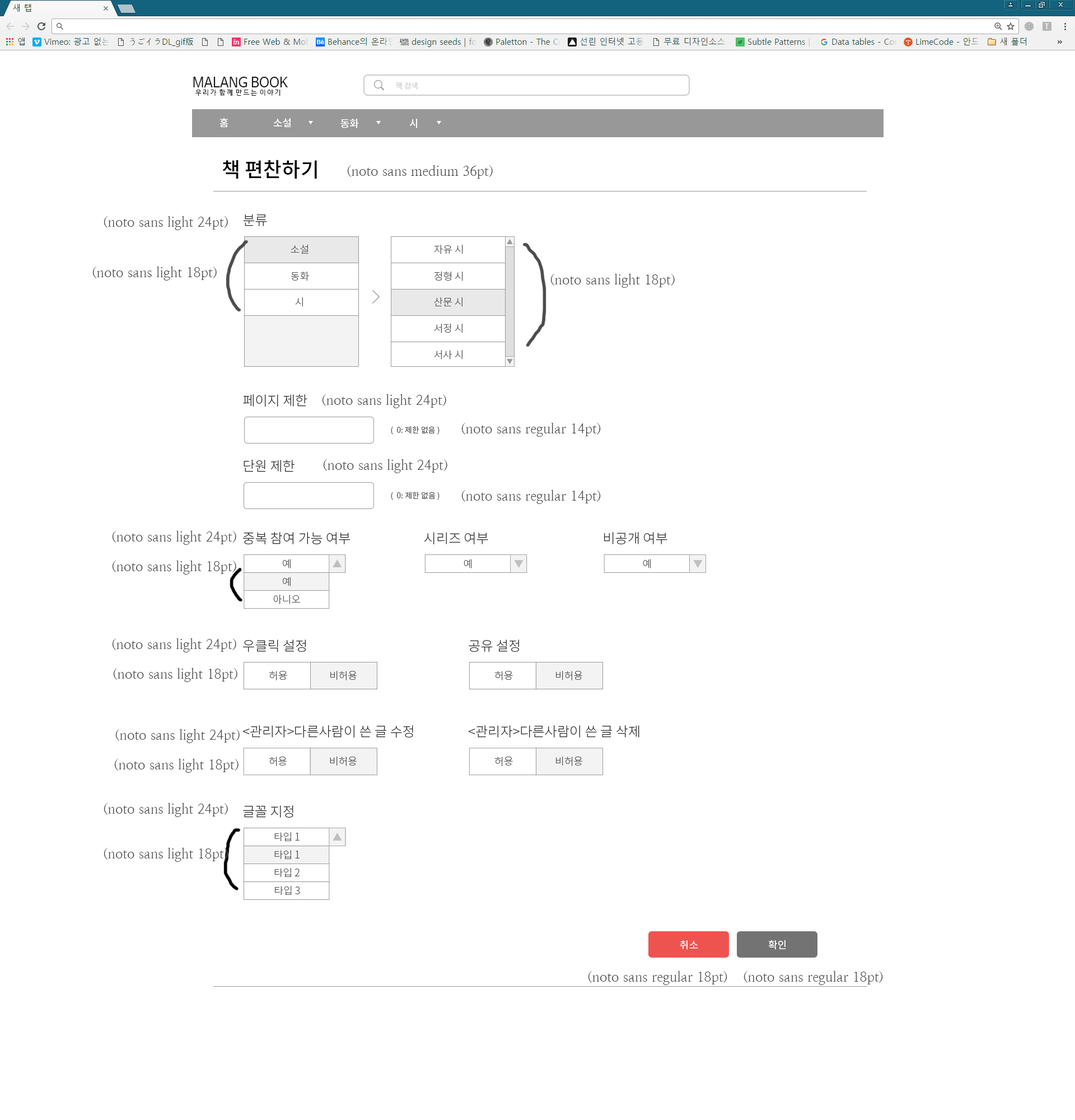
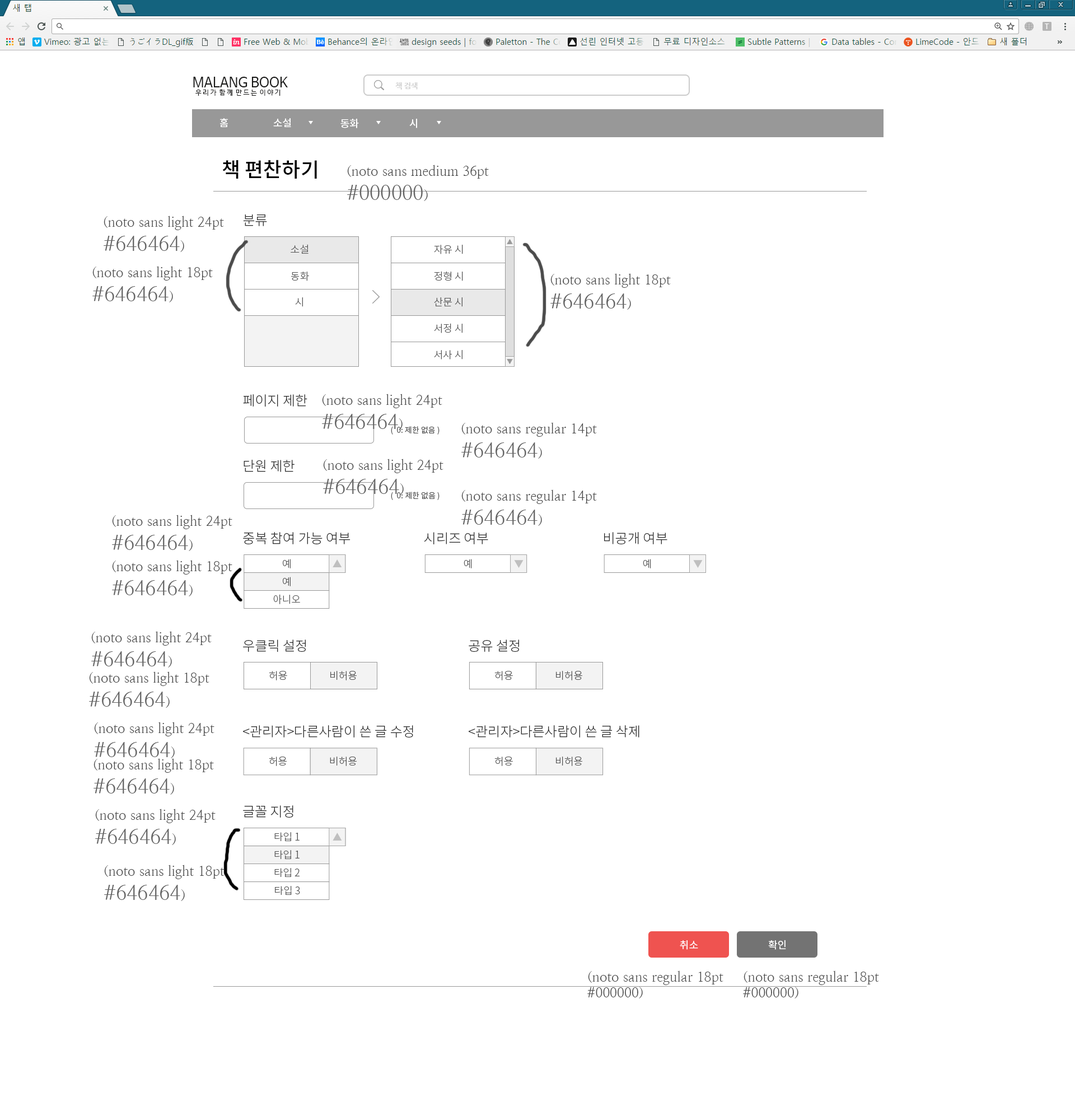
Layers edited between the first and the second 1075 x 1120 image:
renamed "(noto sans regular 14pt) 복사" to "(noto sans regular 14pt #646464)", painted on it over (461, 489, 601, 526)
renamed "(noto sans regular 14pt)" to "(noto sans regular 14pt #646464)", painted on it over (461, 422, 601, 459)
renamed "(noto sans light 24pt) 복사 3" to "(noto sans light 24pt #646464)", painted on it over (103, 216, 228, 252)
renamed "(noto sans light 18pt) 복사 3" to "(noto sans light 18pt #646464)", painted on it over (103, 846, 228, 901)
renamed "(noto sans light 18pt) 복사 2" to "(noto sans light 18pt #646464)", painted on it over (93, 757, 239, 795)
renamed "(noto sans light 18pt) 복사" to "(noto sans light 18pt #646464)", painted on it over (89, 667, 238, 708)
renamed "(noto sans light 18pt) 복사 5" to "(noto sans light 18pt #646464)", painted on it over (550, 273, 675, 310)
renamed "(noto sans light 18pt) 복사 4" to "(noto sans light 18pt #646464)", painted on it over (92, 266, 217, 303)
renamed "(noto sans light 18pt)" to "(noto sans light 18pt #646464)", painted on it over (111, 560, 237, 597)
renamed "(noto sans light 24pt) 복사 6" to "(noto sans light 24pt #646464)", painted on it over (95, 802, 228, 845)
renamed "(noto sans light 24pt) 복사 5" to "(noto sans light 24pt #646464)", painted on it over (94, 721, 240, 758)
renamed "(noto sans light 24pt) 복사 4" to "(noto sans light 24pt #646464)", painted on it over (91, 630, 237, 668)
renamed "(noto sans light 24pt) 복사 2" to "(noto sans light 24pt #646464)", painted on it over (111, 514, 237, 551)
renamed "(noto sans light 24pt) 복사" to "(noto sans light 24pt #646464)", painted on it over (323, 459, 448, 495)
renamed "(noto sans light 24pt)" to "(noto sans light 24pt #646464)", painted on it over (321, 394, 447, 430)
renamed "(noto sans medium 36pt)" to "(noto sans medium 36pt #000000)", painted on it over (347, 165, 493, 201)
…and 2 more changes (2 painted, 2 renamed)
